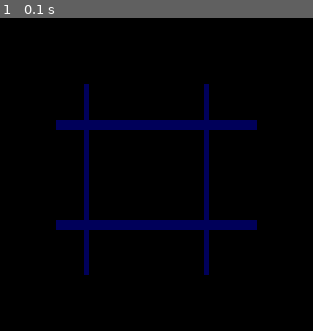
Above: before the commit, frame 1.
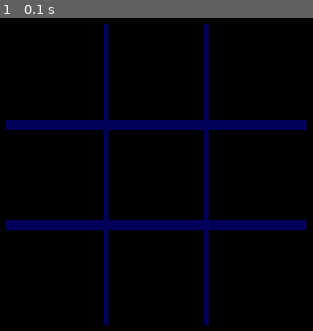
Above: after the commit, the same moment.

Repository: Yarseon/first_try
Game: pygame game, started from XOgame.py
Two runs of this game, one before a commit and one after it. Both use one fixed random seed, a clock stepped at 60 frames per second and the inputs below.
Inputs:
- Up to frame 1 (0.1 s): no input

The runs differ from the first frame. In frame 1, 4.9% of the frame differs, in the area x 1-99%, y 1-99%.

Commit message:
add base for XO-game

Diff:
--- a/XOgame.py
+++ b/XOgame.py
@@ -7,10 +7,10 @@
 screen = pygame.display.set_mode((400, 400))
 
 
-line(screen, 90, (130, 110), (130, 300), 5)
-line(screen, 90, (250, 110), (250, 300), 5)
-line(screen, 90, (100, 150), (300, 150), 10)
-line(screen, 90, (100, 250), (300, 250), 10)
+line(screen, 90, (150, 50), (150, 350), 5)
+line(screen, 90, (250, 50), (250, 350), 5)
+line(screen, 90, (50, 150), (350, 150), 10)
+line(screen, 90, (50, 250), (350, 250), 10)
 
 
 
